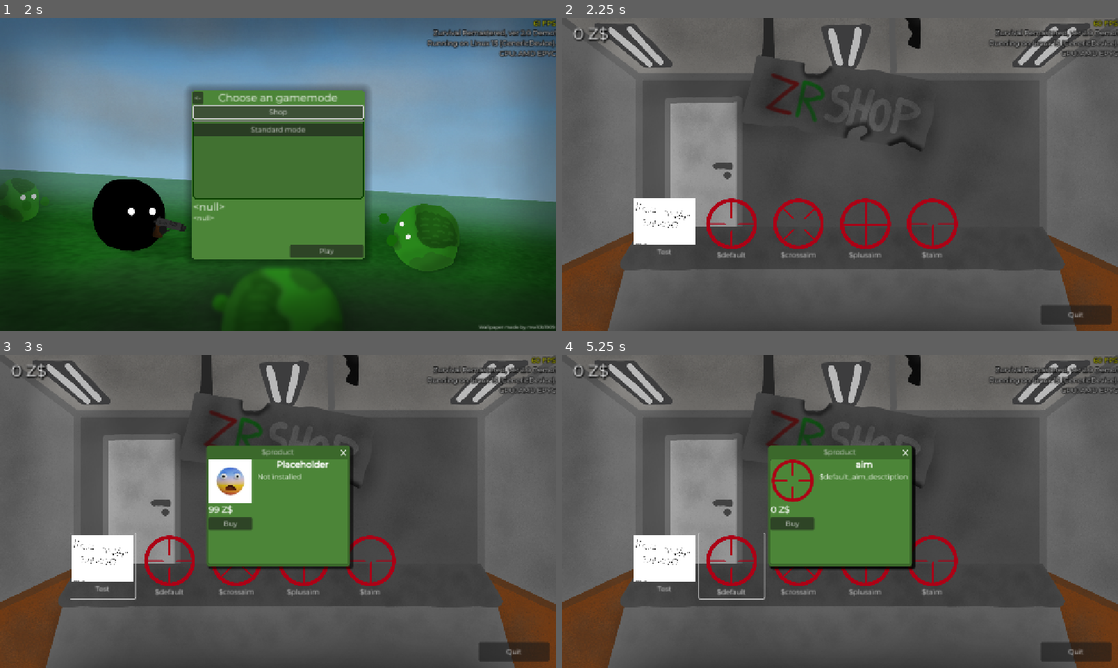
Above: before the commit, frames 1-4 (two rows, left to right).
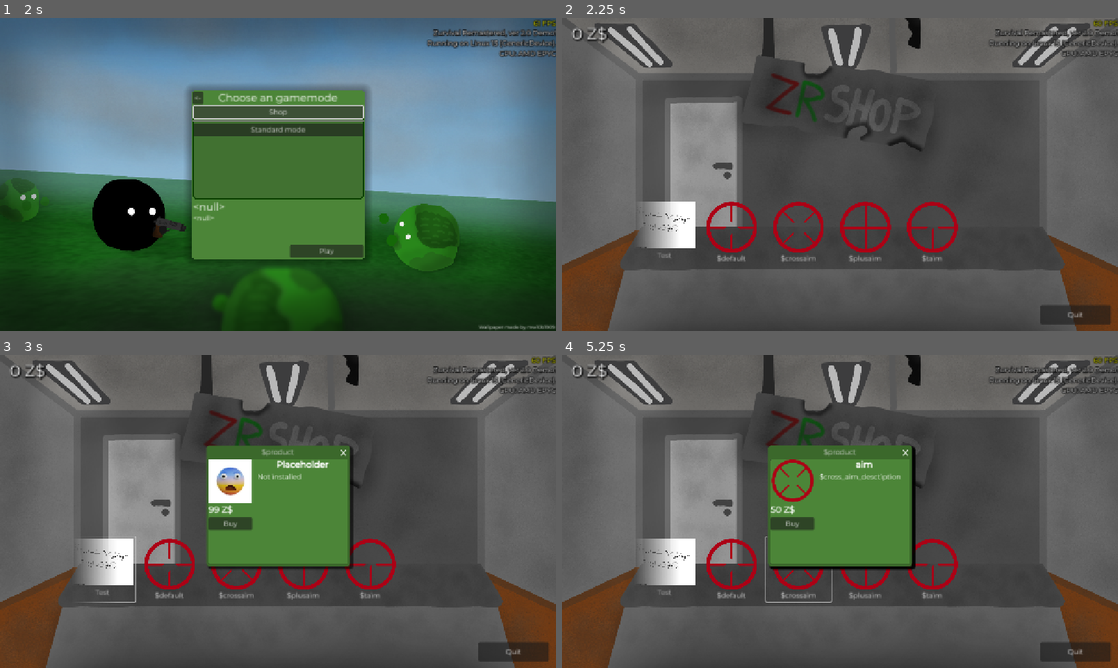
Above: after the commit, the same moments.

Repository: klodskateam/zurvival-remastered
Game: Godot game, scene res://menu.tscn
The game is run twice, just before and just after one commit, with the same random seed, the same clock (stepped at 60 frames per second) and the same inputs.
Inputs:
- Up to frame 1 (2 s): click "Play" at 0.5 s; click "Shop" at 1.25 s
- Up to frame 2 (2.25 s): click "Play" at 2 s
- Up to frame 3 (3 s): click "Test" at 2.75 s
- Up to frame 4 (5.25 s): click "Buy" at 3.5 s; click "$default" at 4.25 s; click "$crossaim" at 5 s

Frame 1 is identical in both runs. In frame 2, 3.7% of the frame differs, in the area x 1-99%, y 2-98%; in frame 3, 3.2%; in frame 4, 3.6%.

Commit message:
плавный переход в магазине

Diff:
--- a/shop.gd
+++ b/shop.gd
@@ -61,7 +61,7 @@
 		else:
 			newbtn.icon = COSMICITEMS[sus]["sprite"]
 
-		$CanvasLayer/Control/ScrollContainer/HBoxContainer.add_child(newbtn)
+		$CanvasLayer/Control/TextureRect/ScrollContainer/HBoxContainer.add_child(newbtn)
 		print(newbtn)
 
 # Called every frame. 'delta' is the elapsed time since the previous frame.
--- a/shop.tscn
+++ b/shop.tscn
@@ -6,6 +6,18 @@
 [ext_resource type="PackedScene" uid="uid://8t6e4ir44ffr" path="res://shopitem.tscn" id="4_8ipye"]
 [ext_resource type="FontFile" uid="uid://mol2p0edntwv" path="res://Resources/Montserrat-Regular.ttf" id="5_6lah5"]
 [ext_resource type="Script" uid="uid://bmtgqikqbpbuj" path="res://zc_shop.gd" id="6_gmb2m"]
+
+[sub_resource type="Gradient" id="Gradient_gmb2m"]
+interpolation_color_space = 2
+offsets = PackedFloat32Array(0, 0.04, 0.15, 0.86, 0.96, 1)
+colors = PackedColorArray(0, 0, 0, 0, 0.55, 0.55, 0.55, 0, 1, 1, 1, 1, 1, 1, 1, 1, 1, 1, 1, 0, 0, 0, 0, 0)
+
+[sub_resource type="GradientTexture2D" id="GradientTexture2D_8kdgp"]
+gradient = SubResource("Gradient_gmb2m")
+width = 128
+height = 32
+fill_from = Vector2(1, 0)
+fill_to = Vector2(0, 0)
 
 [sub_resource type="StyleBoxEmpty" id="StyleBoxEmpty_b6wtc"]
 
@@ -24,40 +36,18 @@
 anchors_preset = 15
 anchor_right = 1.0
 anchor_bottom = 1.0
+offset_top = 8.0
+offset_right = 113.0
+offset_bottom = 374.0
 grow_horizontal = 2
 grow_vertical = 2
 theme = ExtResource("3_g44lh")
 
-[node name="ScrollContainer" type="ScrollContainer" parent="CanvasLayer/Control"]
-layout_mode = 0
-offset_left = 161.0
-offset_top = 409.0
-offset_right = 1117.0
-offset_bottom = 567.0
-theme_override_styles/panel = SubResource("StyleBoxEmpty_b6wtc")
-vertical_scroll_mode = 0
-
-[node name="HBoxContainer" type="HBoxContainer" parent="CanvasLayer/Control/ScrollContainer"]
-layout_mode = 2
-
-[node name="Item" parent="CanvasLayer/Control/ScrollContainer/HBoxContainer" instance=ExtResource("4_8ipye")]
-layout_mode = 2
-
-[node name="Button" type="Button" parent="CanvasLayer/Control"]
-layout_mode = 0
-offset_left = 1102.0
-offset_top = 660.0
-offset_right = 1264.0
-offset_bottom = 704.0
-theme = ExtResource("3_g44lh")
-text = "$quit"
-
 [node name="Label" type="Label" parent="CanvasLayer/Control"]
-layout_mode = 0
-offset_left = 25.0
-offset_top = 13.0
-offset_right = 256.0
-offset_bottom = 44.0
+offset_left = 22.0
+offset_top = 5.0
+offset_right = 253.0
+offset_bottom = 36.0
 scale = Vector2(1.85376, 1.75066)
 theme = ExtResource("3_g44lh")
 theme_override_colors/font_shadow_color = Color(0, 0, 0, 0.643137)
@@ -68,4 +58,35 @@
 justification_flags = 162
 script = ExtResource("6_gmb2m")
 
+[node name="Button" type="Button" parent="CanvasLayer/Control"]
+offset_left = 1101.0
+offset_top = 652.0
+offset_right = 1263.0
+offset_bottom = 696.0
+theme = ExtResource("3_g44lh")
+text = "$quit"
+
+[node name="TextureRect" type="TextureRect" parent="CanvasLayer/Control"]
+clip_children = 1
+offset_left = 121.0
+offset_top = 377.0
+offset_right = 1157.0
+offset_bottom = 583.0
+texture = SubResource("GradientTexture2D_8kdgp")
+
+[node name="ScrollContainer" type="ScrollContainer" parent="CanvasLayer/Control/TextureRect"]
+layout_mode = 0
+offset_left = 40.0
+offset_top = 32.0
+offset_right = 996.0
+offset_bottom = 190.0
+theme_override_styles/panel = SubResource("StyleBoxEmpty_b6wtc")
+vertical_scroll_mode = 0
+
+[node name="HBoxContainer" type="HBoxContainer" parent="CanvasLayer/Control/TextureRect/ScrollContainer"]
+layout_mode = 2
+
+[node name="Item" parent="CanvasLayer/Control/TextureRect/ScrollContainer/HBoxContainer" instance=ExtResource("4_8ipye")]
+layout_mode = 2
+
 [connection signal="pressed" from="CanvasLayer/Control/Button" to="." method="_on_shopclose_pressed"]
--- a/storage.tscn
+++ b/storage.tscn
@@ -20,9 +20,9 @@
 offset_bottom = 40.0
 
 [node name="Button" type="Button" parent="CanvasLayer"]
-offset_left = 1089.0
+offset_left = 1088.0
 offset_top = 659.0
-offset_right = 1268.0
+offset_right = 1267.0
 offset_bottom = 707.0
 theme = ExtResource("2_lnm35")
 text = "$quit"
Not shown: 1 places in shop.tscn that only renumber resources
